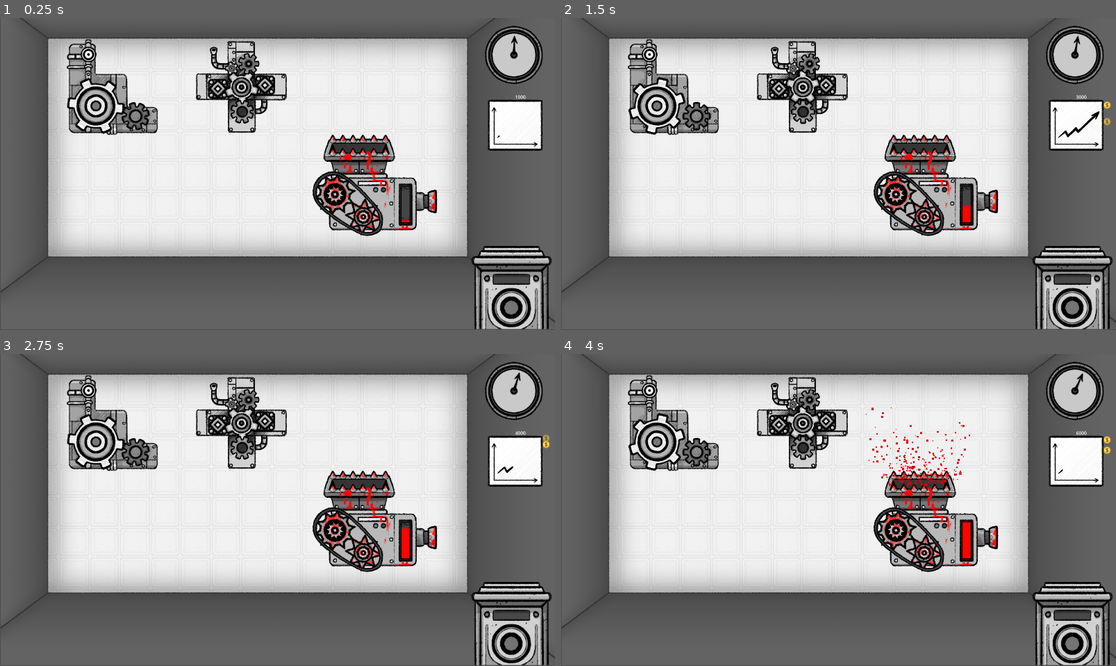
Above: before the commit, frames 1-4 (two rows, left to right).
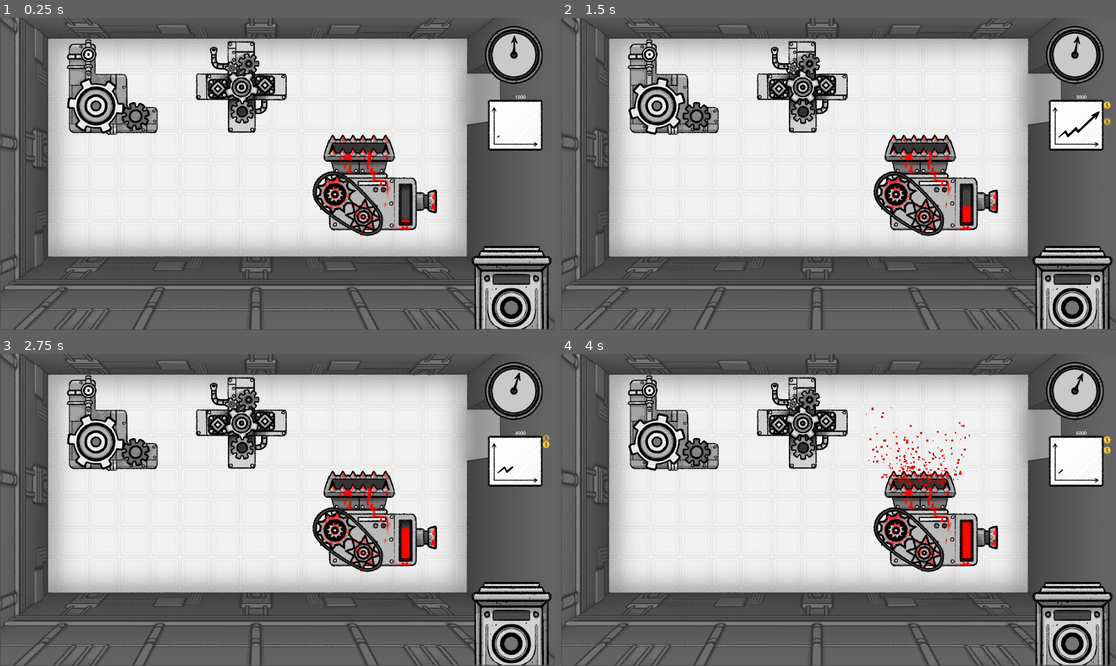
Above: after the commit, the same moments.

Repository: Aeropulu/LaHordeJam
Game: Godot game, scene res://scenes/usine.tscn
Same seed, same stepped clock (60 frames per second), same inputs: the game is played once before the commit and once after it. Sound files missing from this copy of the repository are replaced by a short silence.
Inputs (mouse positions are in pixels of both pictures, inside the frame that each line leads up to):
- Up to frame 1 (0.25 s): no input
- Up to frame 2 (1.5 s): tap Enter (ui_accept) at 0.5, 0.77 s; move the mouse to (672, 89) at 0.52 s; press the mouse at (672, 89) at 0.53 s; hold Right (ui_right) from 0.53 s (still down); move the mouse to (805, 89) at 1.27 s; release the mouse at (805, 89) at 1.28 s; click (805, 89) at 1.35 s
- Up to frame 3 (2.75 s): tap Enter (ui_accept) at 1.52 s; move the mouse to (377, 522) at 2.02 s; release Right (ui_right) at 2.03 s; press the mouse at (377, 522) at 2.03 s; hold Left (ui_left) from 2.03 s (still down)
- Up to frame 4 (4 s): move the mouse to (1071, 622) at 2.77 s; release Left (ui_left) at 2.78 s; release the mouse at (1071, 622) at 2.78 s; hold Right (ui_right) from 2.78 s (still down); click (1071, 622) at 2.85 s; tap Enter (ui_accept) at 3.02, 3.77 s; move the mouse to (1005, 556) at 3.52 s; press the mouse at (1005, 556) at 3.53 s

The runs differ from the first frame. In frame 1, 5.9% of the frame differs, in the area x 0-91%, y 0-100%; in frame 2, 5.9%; in frame 3, 5.9%; in frame 4, 5.9%.

Commit message:
usine layout

Diff:
--- a/scenes/usine.tscn
+++ b/scenes/usine.tscn
@@ -14,12 +14,12 @@
 [ext_resource type="Texture2D" uid="uid://bc4qsflf34i0c" path="res://assets/sprites/machines/broyeuse/broyeuse_00004.png" id="12_kbd6x"]
 [ext_resource type="Texture2D" uid="uid://df7hq4rwsw164" path="res://assets/sprites/machines/broyeuse/broyeuse_00005.png" id="13_su1aa"]
 [ext_resource type="AudioStream" uid="uid://b25qd31qd13mu" path="res://assets/music/Energy_Source_-_Radiation.ogg" id="16_feel5"]
-[ext_resource type="PackedScene" uid="uid://drhsspm2dnov5" path="res://scenes/michel.tscn" id="17_mmn0h"]
+[ext_resource type="PackedScene" uid="uid://cooe4hsaj68t4" path="res://scenes/michel.tscn" id="17_mmn0h"]
 [ext_resource type="Texture2D" uid="uid://eenud47e0iot" path="res://assets/sprites/machines/barre place holder.png" id="17_syvym"]
 [ext_resource type="Texture2D" uid="uid://dp0stfmlebfxp" path="res://assets/sprites/machines/bar progress fill placeholder.png" id="18_8g0ub"]
 [ext_resource type="Script" path="res://scenes/TextureProgressBar.gd" id="19_w50jk"]
 [ext_resource type="PackedScene" uid="uid://dlqjic7y2rfkq" path="res://scenes/vfx/text_effect.tscn" id="20_8gw2c"]
-[ext_resource type="Texture2D" uid="uid://bxpuql1i1j6n3" path="res://assets/sprites/usine/usine_layout.png" id="23_8vdtw"]
+[ext_resource type="Texture2D" uid="uid://d3a6tvedd7x5e" path="res://assets/sprites/usine/usine_layout_.png" id="23_r66r1"]
 [ext_resource type="Script" path="res://scenes/Profit.gd" id="24_vxwht"]
 [ext_resource type="PackedScene" uid="uid://bdfy2r4dblv5p" path="res://scenes/machine.tscn" id="25_t0uso"]
 [ext_resource type="Script" path="res://scenes/Horloge.gd" id="26_d54fv"]
@@ -256,7 +256,7 @@
 [node name="Background" type="Sprite2D" parent="."]
 z_index = -1
 position = Vector2(962, 537)
-texture = ExtResource("23_8vdtw")
+texture = ExtResource("23_r66r1")
 
 [node name="Profit" type="Node2D" parent="."]
 position = Vector2(1782, 262)
@@ -313,6 +313,9 @@
 autoplay = "default"
 frame_progress = 0.411369
 
+[node name="Camera2D" type="Camera2D" parent="."]
+position = Vector2(960, 540)
+
 [connection signal="input_event" from="MachineA" to="MachineA" method="_on_input_event"]
 [connection signal="input_event" from="MachineB" to="MachineB" method="_on_input_event"]
 [connection signal="timeout" from="Machine3/TextureProgressBar/Timer" to="Machine3/TextureProgressBar" method="_on_timer_timeout"]
Binary file added: assets/sprites/usine/usine_layout_.png
Not shown, added: assets/sprites/usine/usine_layout_.png.import
